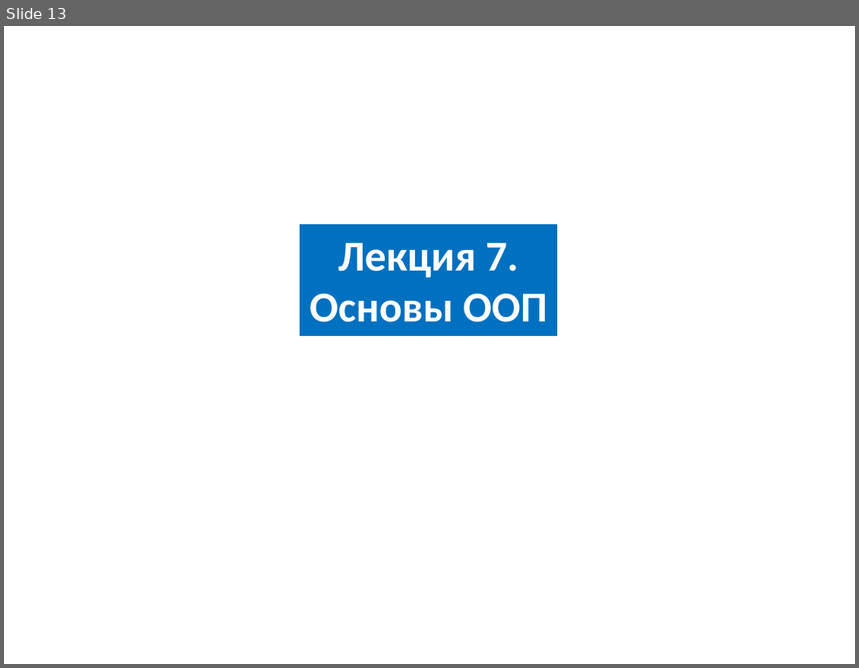
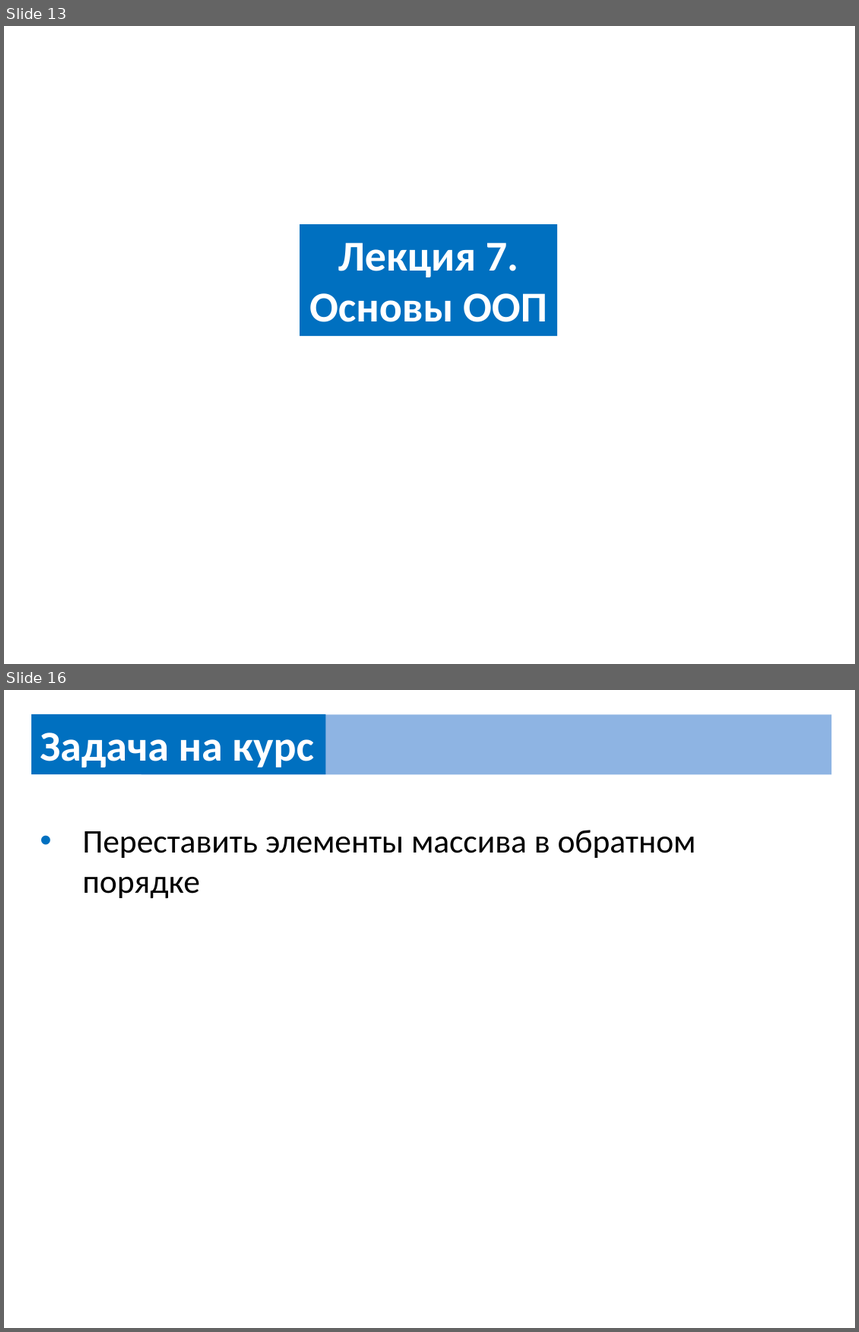
Before and after one commit to UsovaAnna/lesson, a slide deck: src/сourse/course_task.pptx. Shown one above the other, each under a label of ours: slide 13 before the commit, slides 13 and 16 after it; the slides between them are not shown. The pictures are 859x668 and 859x1332 pixels, drawn with LibreOffice and Linux fonts; fonts in the diff are those of the drawing. Boxes give left, top, right and bottom in pixels: in the first picture for what was removed or moved away, otherwise in the second. Text is boxed around its words. In the diff, an @@ line names an element or a change of style, - is before the commit and + after.

```diff
--- a/src/сourse/course_task.pptx
+++ b/src/сourse/course_task.pptx
@@ slide 16 added at (4,690,855,1328), background #FFFFFF @@
@@ rectangle added at (31,714,325,775), fill #0070C0, 36 pt, text #FFFFFF, bold @@
+Задача на курс
@@ rectangle added at (141,714,832,775), fill #8EB4E3 @@
@@ text added at (82,830,696,898), 28 pt, text #000000 @@
+• Переставить элементы массива в обратном порядке
```
Also in this commit, not shown: 2 other slides added, 1 other file.
